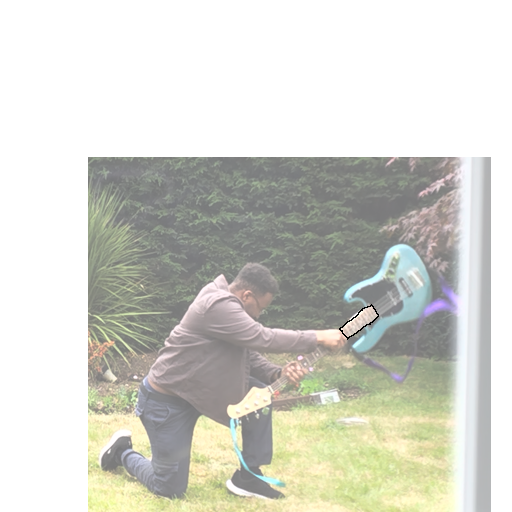
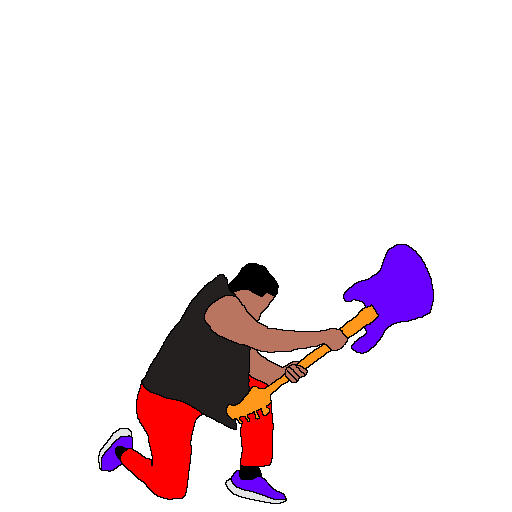
Layer changes from the first 512 x 512 image to the second:
painted on "Paint Layer 1" over (88, 192, 491, 512)
hid "Paint Layer 2 (pasted)" (1st of 2) over (88, 157, 491, 512)
